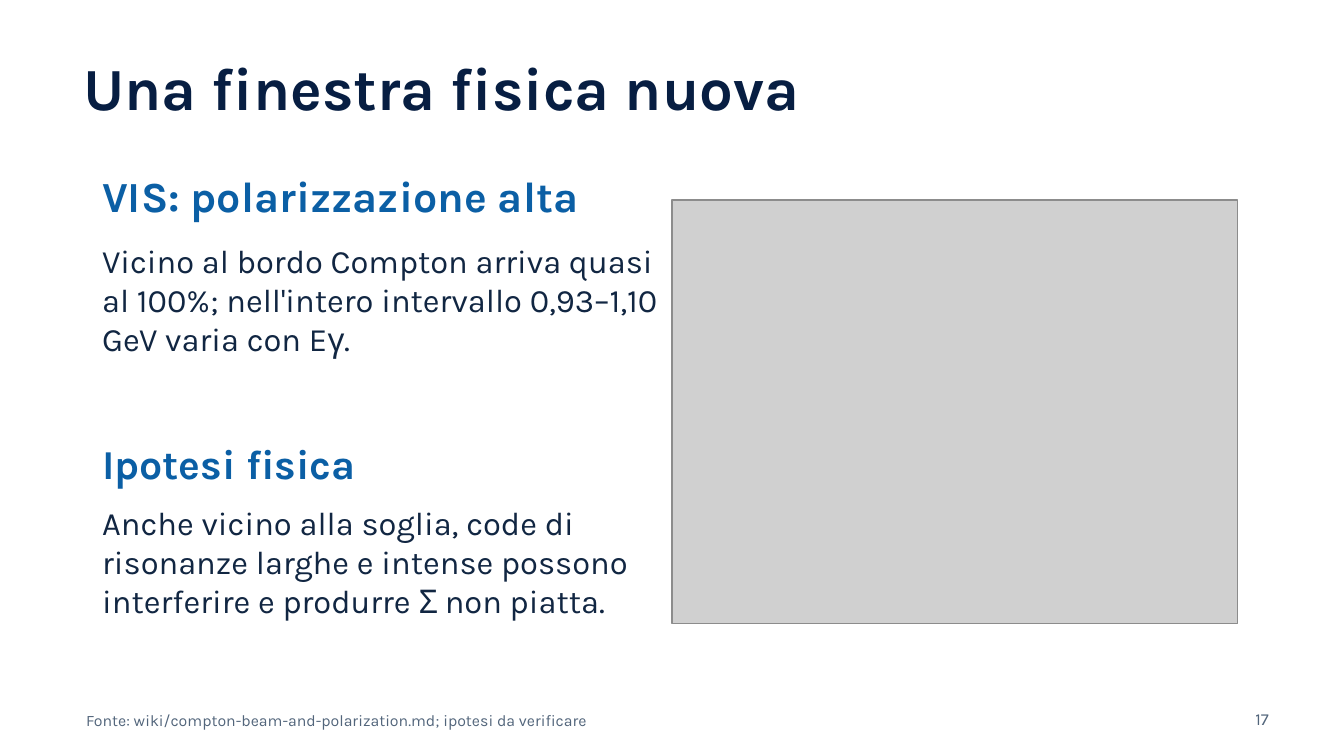
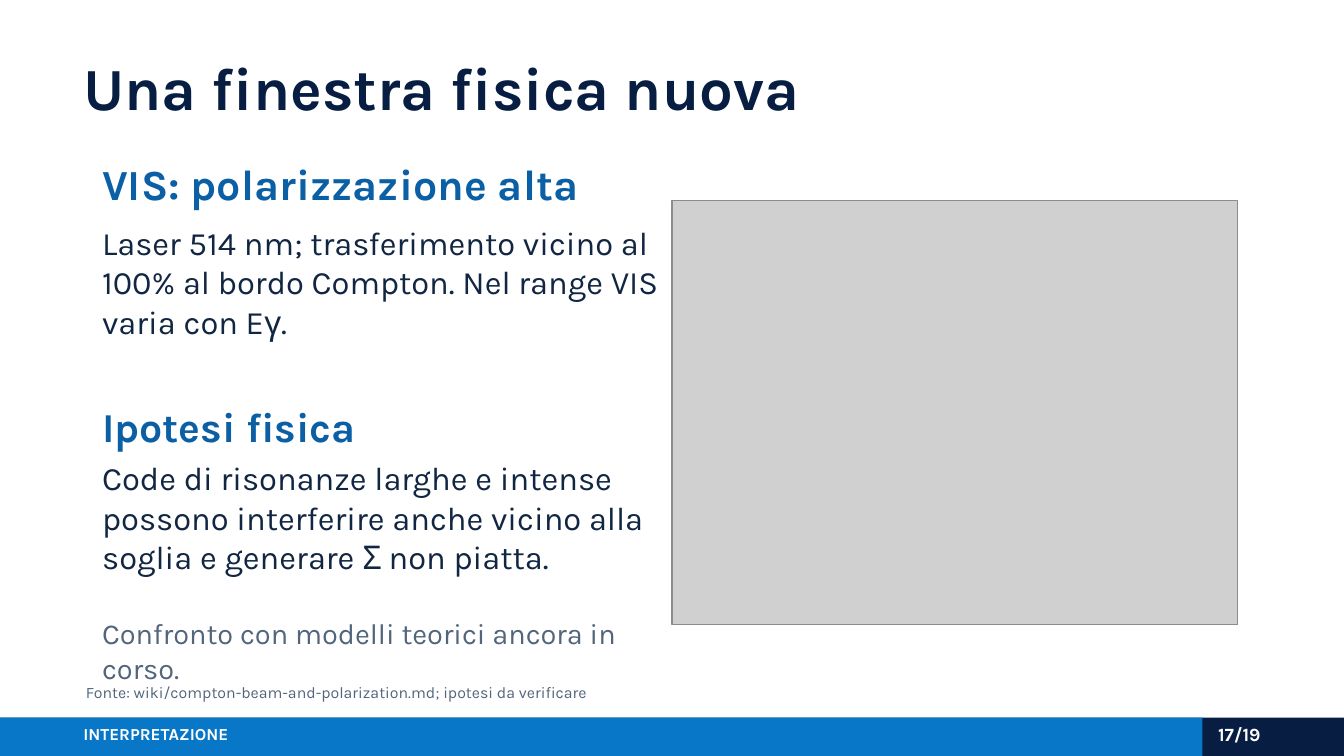
Before and after one commit to AntoninoFulci/GRAAL_Analysis, a slide deck: slide 17 of presentations/graal_analysis_framework_asimmetrie.pptx. Drawn at 1344x756 pixels with LibreOffice and Linux fonts; fonts in the diff are those of the drawing; grey boxes stand for pictures. Boxes give left, top, right and bottom in pixels: in the first picture for what was removed or moved away, otherwise in the second. Text is boxed around its words. In the diff, an @@ line names an element or a change of style, - is before the commit and + after.

Commit message:
docs: refine GRAAL presentation layout

```diff
--- a/presentations/graal_analysis_framework_asimmetrie.pptx
+++ b/presentations/graal_analysis_framework_asimmetrie.pptx
@@ text "VIS: polarizzazione alta": place and size @@
-text "VIS: polarizzazione alta" at [102,181,578,223]
+text "VIS: polarizzazione alta" at [102,169,578,211]
@@ text at [102,232,658,335]: text changed @@
-Vicino al bordo Compton arriva quasi al 100%; nell'intero intervallo 0,93–1,10 GeV varia con Eγ.
+Laser 514 nm; trasferimento vicino al 100% al bordo Compton. Nel range VIS varia con Eγ.
@@ text "Ipotesi fisica": place and size @@
-text "Ipotesi fisica" at [102,449,355,489]
+text "Ipotesi fisica" at [102,412,355,452]
@@ text at [102,467,643,577]: text changed @@
-Anche vicino alla soglia, code di risonanze larghe e intense possono interferire e produrre Σ non piatta.
+Code di risonanze larghe e intense possono interferire anche vicino alla soglia e generare Σ non piatta.
@@ text added at [102,624,616,680], 15.5 pt, text #52657B @@
+Confronto con modelli teorici ancora in corso.
@@ text "Fonte: wiki/compton-beam-and-polarization.md; ipotesi da ver ...": place and size @@
-text "Fonte: wiki/compton-beam-and-polarization.md; ipotesi da ver ..." at [86,714,587,730]
+text "Fonte: wiki/compton-beam-and-polarization.md; ipotesi da ver ..." at [86,686,587,702]
@@ rectangle added at [0,718,1344,755], fill #071E42 @@
@@ rectangle added at [0,718,1203,755], fill #0877C7 @@
@@ text added at [83,729,228,741], 9 pt, text #FFFFFF, bold @@
+INTERPRETAZIONE
@@ text at [1218,727,1261,743]: text changed; size 9 to 10 pt; text colour #52657B to #FFFFFF; bold on @@
-17
+17/19
```
Also in this commit, not shown: 15 other slides changed, 3 slides added, 3 slides removed, 2 other files.
